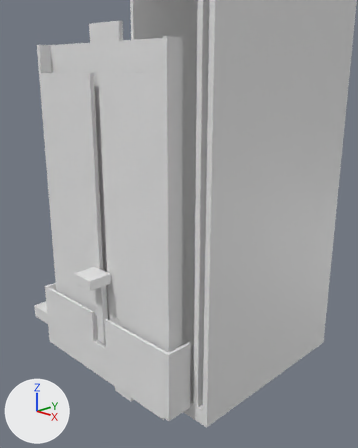
One commit to the Blender file skinkocchiali/blender/SkinkOcchiali_v14.blend: the scene before it, then after it.
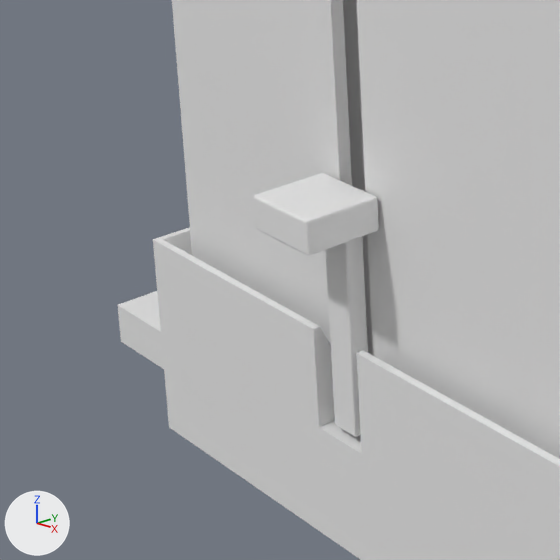
Each version appears first from a 50 mm camera at (211.4, -109.2, 119.0) aimed at (85.6, 17.0, 63.8), and next in a close-up on the part from 0% to 46% of the width and 48% to 85% of the height. The axes (+X, +Y, +Z) are drawn at lower left. The lights are the same throughout. The first two pictures are the older version.

Objects in the first close-up: 'P01_Modulo_principale', 'P04_Porta_patch_pieno', 'P05_Vassoio_con_asticella'.
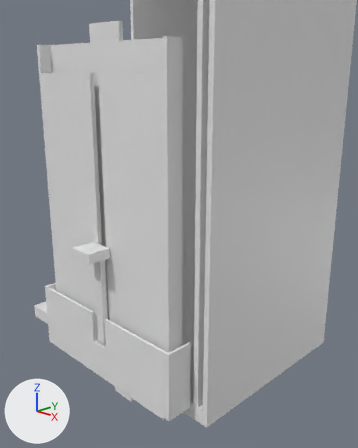
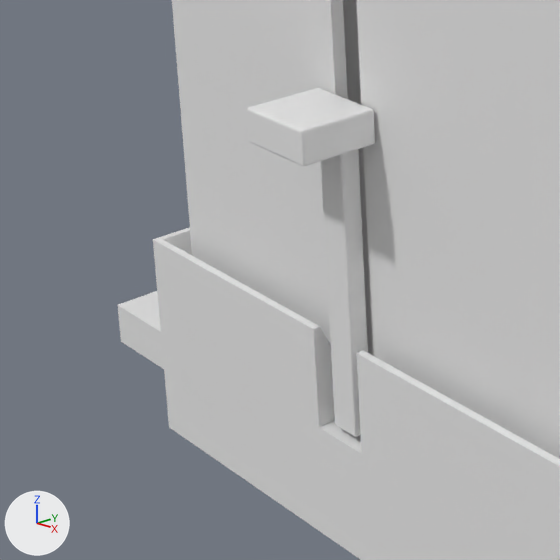
Changed parts and their boxes [x1, y1, x2, y2] in the close-ups (560 x 560 px; the box of a moved part takes in the faces that stretch with it):
'P05_Vassoio_con_asticella', reshaped (32% taller)
    before: [253, 173, 379, 437]
    after: [247, 88, 375, 437]
part 1 of me_p05_vassoio_con_asticella, moved or reshaped
    before: [253, 173, 379, 326]
    after: [247, 88, 375, 326]

The edits, one by one:
me_p05_vassoio_con_asticella is used by ob_p05_vassoio_con_asticella; location (0.0, 0.0, 0.0).
me_p05_vassoio_con_asticella had 296 vertices, 588 faces and spanned x 36.8..103.2, y -16.9..-2.8, z 18.3..47.9.
me_p05_vassoio_con_asticella now has 296 vertices, 588 faces and spans x 36.8..103.2, y -16.9..-2.8, z 18.3..57.9.
me_p05_vassoio_con_asticella part 1: all 116 vertices in x 65.0..75.0, y -16.9..-7.6, z 43.6..47.9 are moved by (0.0, 0.0, 10.0).
